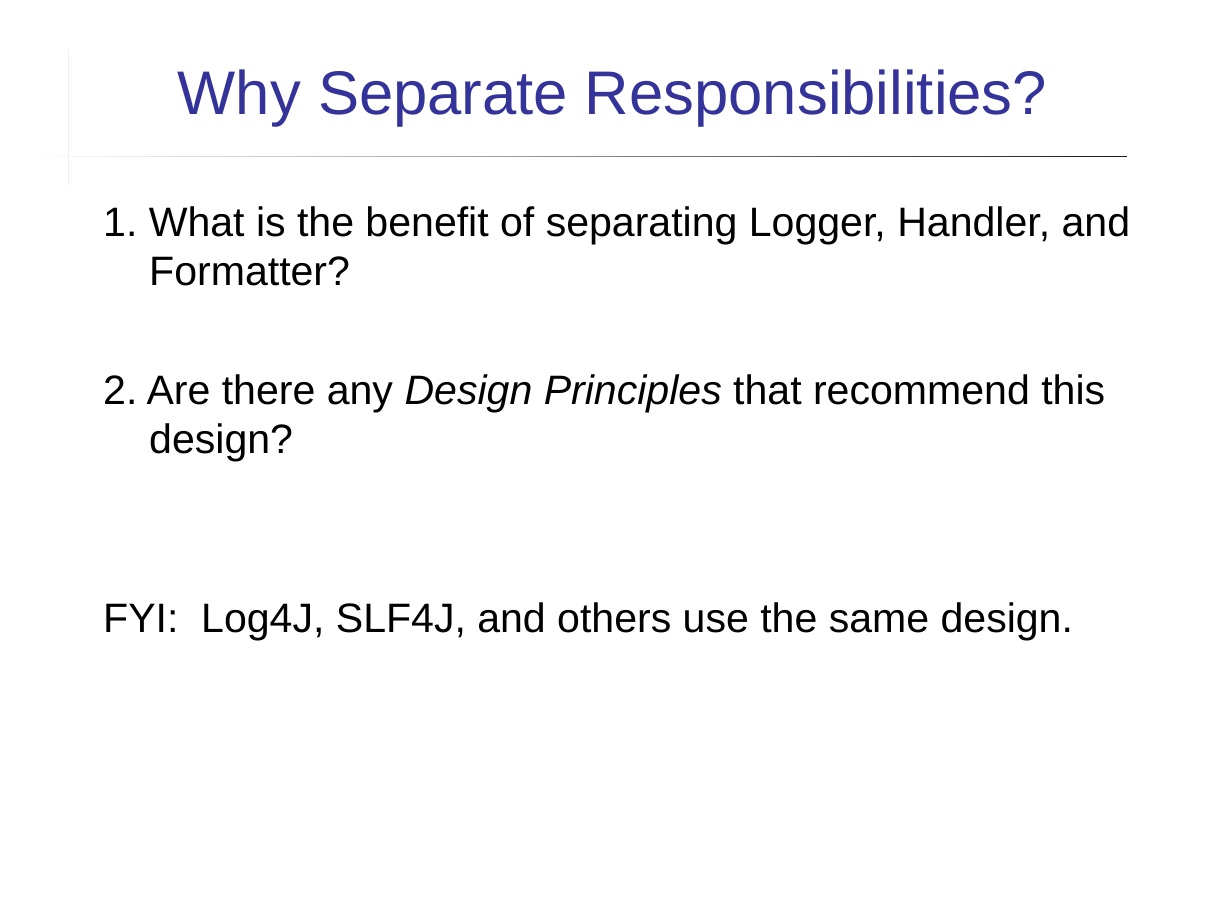
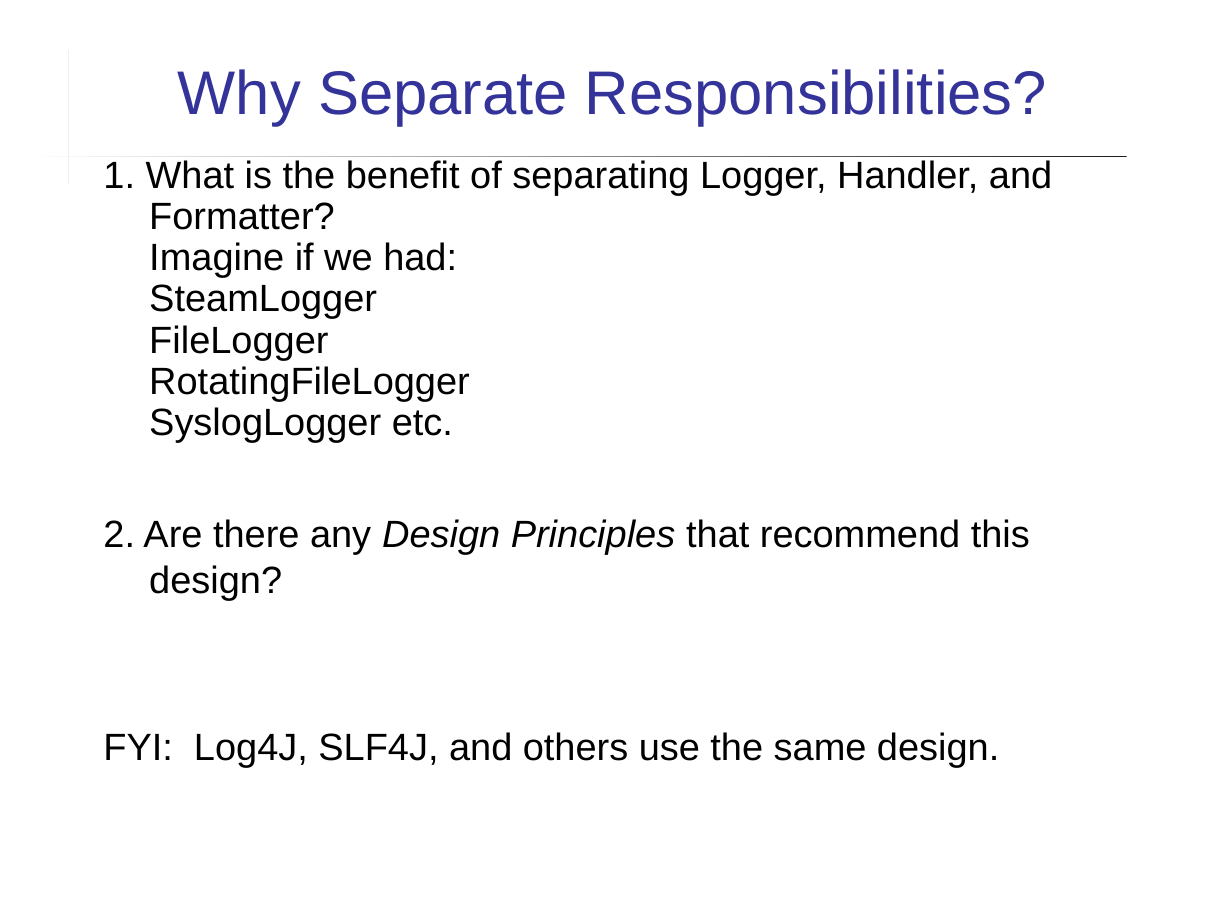
Before and after one commit to cpske/ISP, a slide deck: slide 24 of logging/Logging.ppt. Drawn at 1232x924 pixels with LibreOffice and Linux fonts; fonts in the diff are those of the drawing. Boxes give left, top, right and bottom in pixels: in the first picture for what was removed or moved away, otherwise in the second. Text is boxed around its words. In the diff, an @@ line names an element or a change of style, - is before the commit and + after.

```diff
--- a/logging/Logging.ppt
+++ b/logging/Logging.ppt
@@ text "1. What is the benefit ...": place and size @@
-text "1. What is the benefit ..." at bbox=[103, 206, 1130, 640]
+text "1. What is the benefit ..." at bbox=[103, 160, 1052, 767]
@@ text at bbox=[103, 160, 1052, 442]: text changed; size 24 to 22.2 pt @@
-1. What is the benefit of separating Logger, Handler, and Formatter?
+1. What is the benefit of separating Logger, Handler, and Formatter?
+Imagine if we had:
+SteamLogger
+FileLogger
+RotatingFileLogger
+SyslogLogger etc.
@@ text at bbox=[103, 519, 1030, 767]: size 24 to 22.2 pt in "2. Are there any Design Principles that ...", "FYI: Log4J, SLF4J, and others use the ..." @@
```
Also in this commit, not shown: 3 other slides changed, 4 other files.
